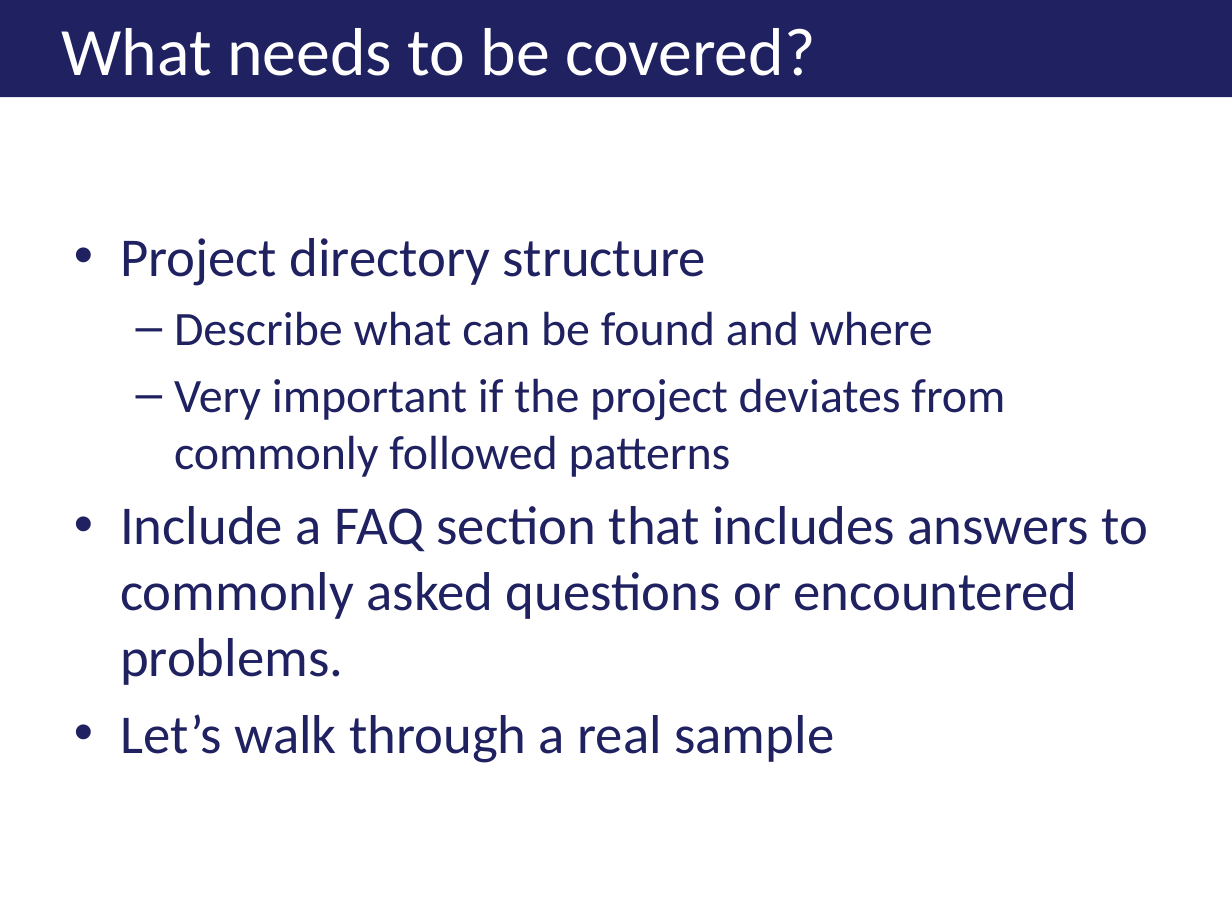
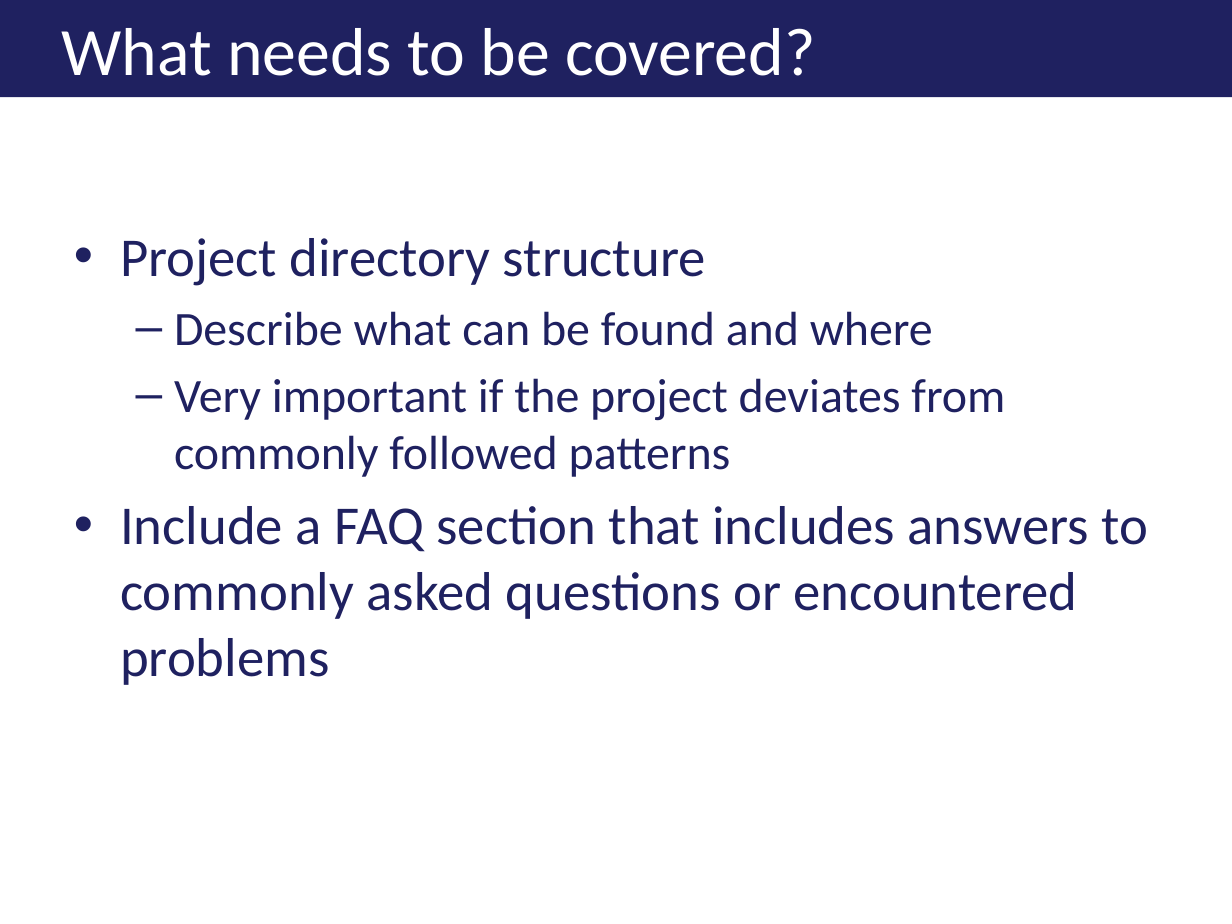
Before and after one commit to jkwuc89/Presentations, a slide deck: slide 11 of Effectively Documenting your Development Project.pptx. Drawn at 1232x924 pixels with LibreOffice and Linux fonts; fonts in the diff are those of the drawing; background and template pictures are left out. Boxes give left, top, right and bottom in pixels: in the first picture for what was removed or moved away, otherwise in the second. Text is boxed around its words. In the diff, an @@ line names an element or a change of style, - is before the commit and + after.

```diff
--- a/Effectively Documenting your Development Project.pptx
+++ b/Effectively Documenting your Development Project.pptx
@@ text at (120,506,1149,685): text changed @@
-• Include a FAQ section that includes answers to commonly asked questions or encountered problems.
-• Let’s walk through a real sample
+• Include a FAQ section that includes answers to commonly asked questions or encountered problems
```
Also in this commit, not shown: 6 other slides changed, 1 slide added, 1 other file.
